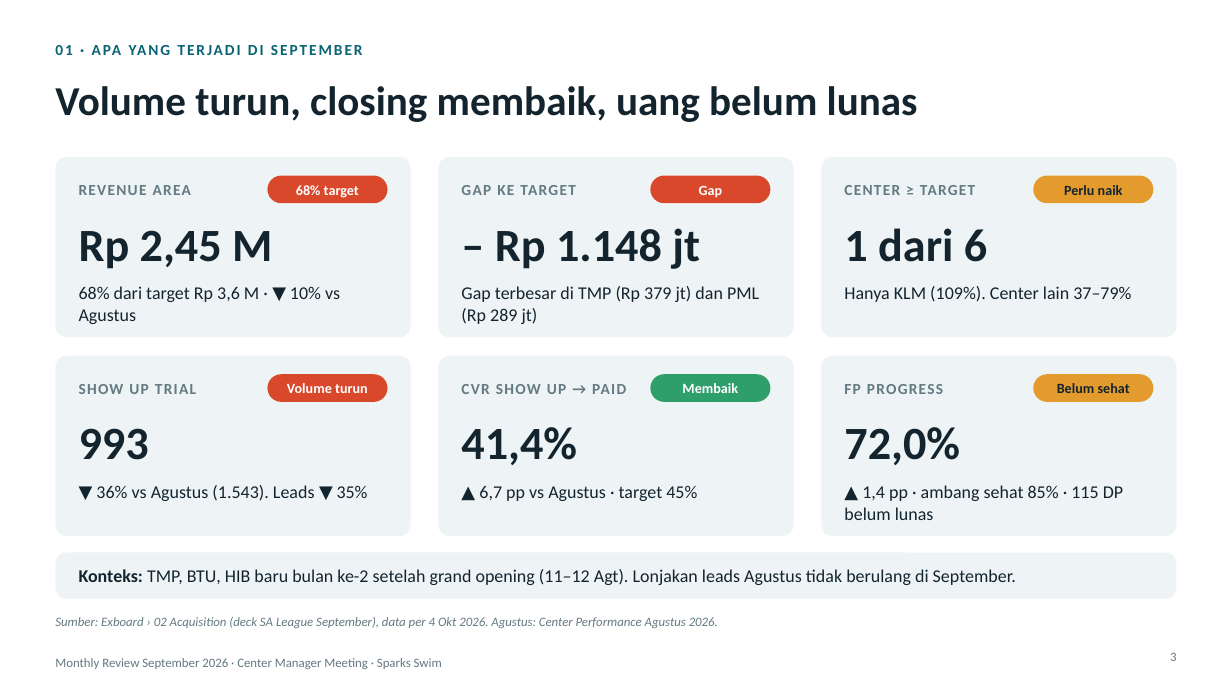
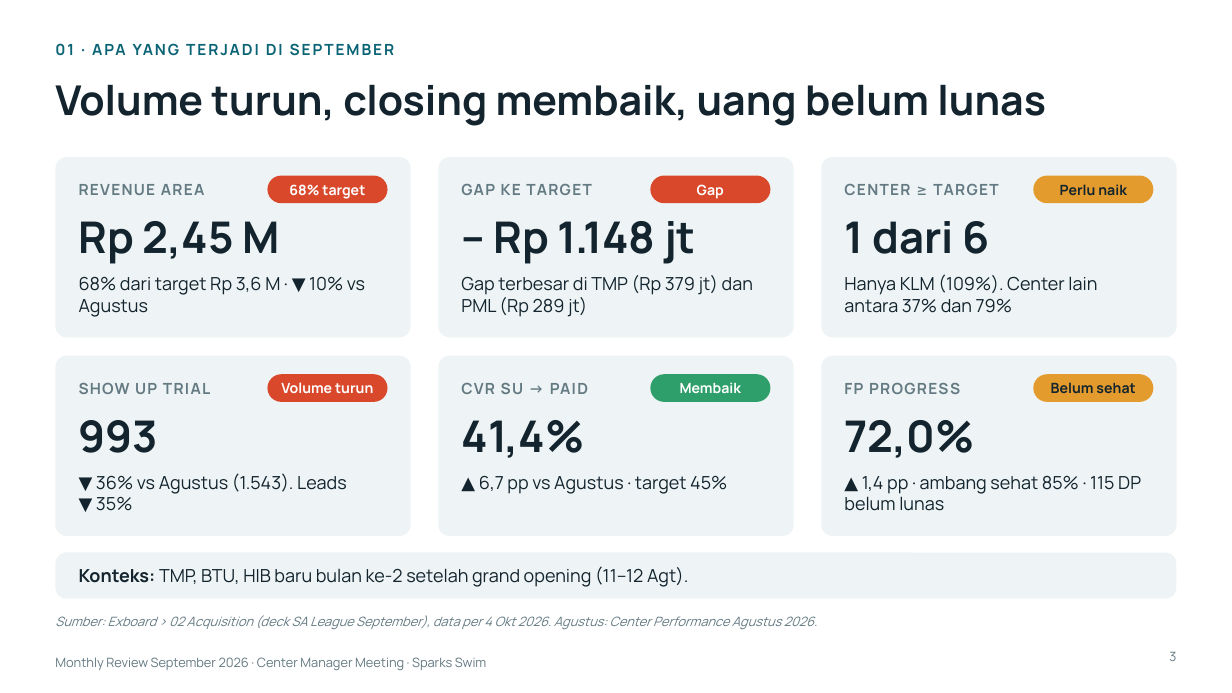
Before and after one commit to mrifqidata-code/Dashboard, a slide deck: slide 3 of monthly-review/Monthly_Review_September_2026_CM.pptx. Drawn at 1232x693 pixels with LibreOffice and Linux fonts; fonts in the diff are those of the drawing. Boxes give left, top, right and bottom in pixels: in the first picture for what was removed or moved away, otherwise in the second. Text is boxed around its words. In the diff, an @@ line names an element or a change of style, - is before the commit and + after.

```diff
--- a/monthly-review/Monthly_Review_September_2026_CM.pptx
+++ b/monthly-review/Monthly_Review_September_2026_CM.pptx
@@ text "68% dari target Rp 3,6 ..." moved from (x1=79, y1=286, x2=340, y2=324) to (x1=79, y1=276, x2=365, y2=317) @@
@@ text "Gap terbesar di TMP (Rp ..." moved from (x1=461, y1=286, x2=759, y2=324) to (x1=461, y1=275, x2=753, y2=317) @@
@@ text at (x1=844, y1=274, x2=1097, y2=313): text changed; font Calibri to Manrope @@
-Hanya KLM (109%). Center lain 37–79%
+Hanya KLM (109%). Center lain antara 37% dan 79%
@@ text at (x1=461, y1=383, x2=588, y2=394): text changed; font Calibri to Manrope @@
-CVR SHOW UP → PAID
+CVR SU → PAID
@@ size 36 to 34 pt, font Calibri to Manrope in 6 elements at (x1=79, y1=221, x2=280, y2=264), (x1=494, y1=221, x2=695, y2=264), (x1=844, y1=221, x2=989, y2=254), (x1=79, y1=420, x2=158, y2=453), (x1=461, y1=420, x2=584, y2=458), (x1=844, y1=420, x2=974, y2=458) @@
@@ text "▼ 36% vs Agustus (1.543). ..." moved from (x1=96, y1=485, x2=368, y2=501) to (x1=96, y1=473, x2=347, y2=511) @@
@@ text "▲ 6,7 pp vs Agustus ..." moved from (x1=479, y1=485, x2=697, y2=501) to (x1=479, y1=476, x2=727, y2=494) @@
@@ text "▲ 1,4 pp · ambang ..." moved from (x1=844, y1=485, x2=1123, y2=520) to (x1=844, y1=476, x2=1141, y2=511) @@
@@ text at (x1=79, y1=566, x2=688, y2=587): text changed; font Calibri to Manrope @@
-Konteks: TMP, BTU, HIB baru bulan ke-2 setelah grand opening (11–12 Agt). Lonjakan leads Agustus tidak berulang di September.
+Konteks: TMP, BTU, HIB baru bulan ke-2 setelah grand opening (11–12 Agt).
@@ font Calibri to Manrope in 21 elements at (x1=55, y1=35, x2=1177, y2=63), (x1=55, y1=84, x2=1046, y2=126), (x1=79, y1=184, x2=205, y2=195), (x1=267, y1=176, x2=387, y2=203), (x1=461, y1=184, x2=591, y2=195), (x1=651, y1=176, x2=771, y2=203), (x1=844, y1=184, x2=998, y2=195), (x1=1033, y1=176, x2=1153, y2=203), (x1=79, y1=383, x2=210, y2=394), (x1=267, y1=374, x2=387, y2=402), (x1=651, y1=374, x2=771, y2=402), (x1=844, y1=383, x2=960, y2=394), (x1=1033, y1=374, x2=1153, y2=402), (x1=55, y1=615, x2=818, y2=629), (x1=1169, y1=652, x2=1176, y2=661), (x1=79, y1=276, x2=365, y2=317), (x1=461, y1=275, x2=753, y2=317), (x1=96, y1=473, x2=347, y2=511), (x1=479, y1=476, x2=727, y2=494), (x1=844, y1=476, x2=1141, y2=511), (x1=55, y1=657, x2=487, y2=670) @@
```
Also in this commit, not shown: 23 other slides changed, 2 other files.
